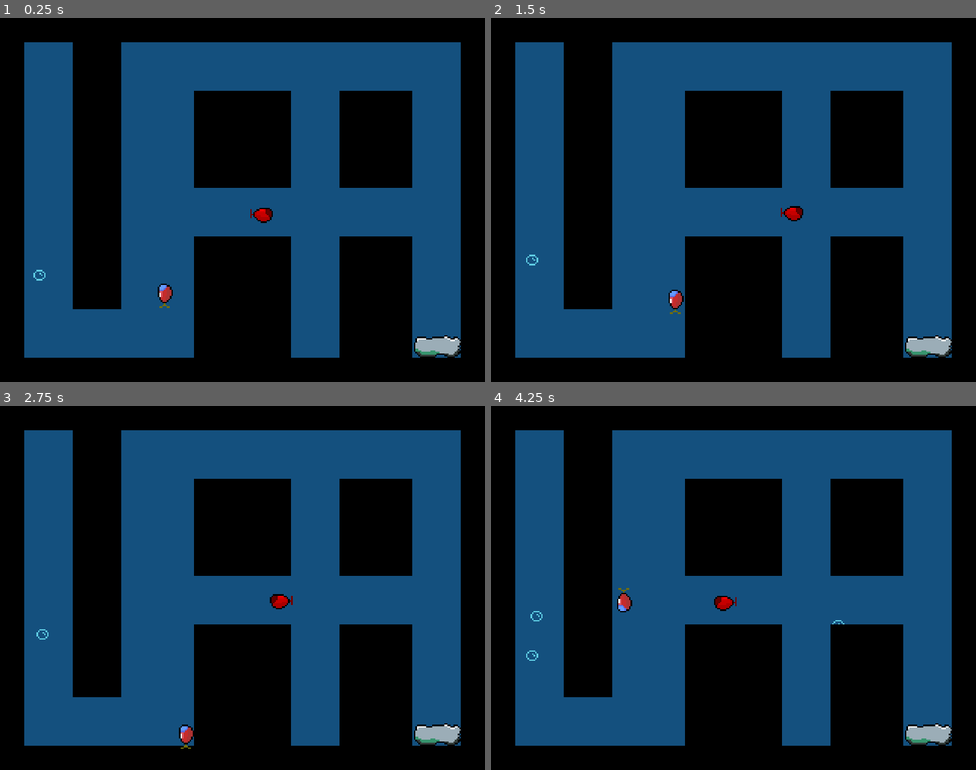
Above: before the commit, frames 1-4 (two rows, left to right).
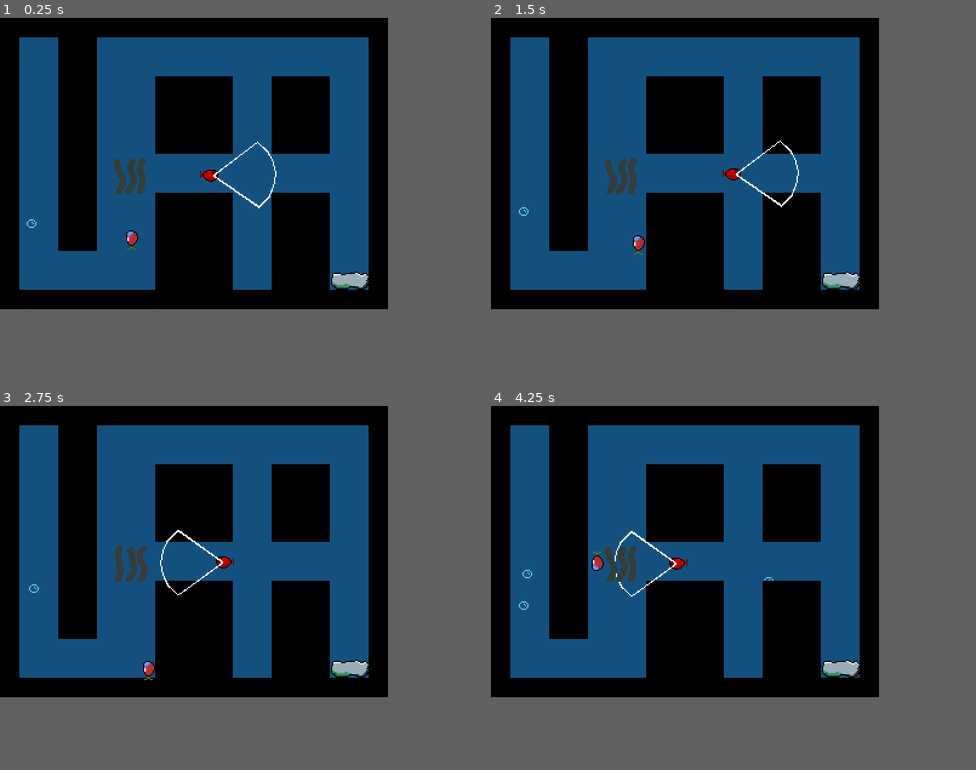
Above: after the commit, the same moments.

Repository: fabiosantoscode/game-deep-trouble
Game: Godot game, scene res://levels/test.tscn
Two runs of this game, one before a commit and one after it. Both use one fixed random seed, a clock stepped at 60 frames per second and the inputs below.
Inputs:
- Up to frame 1 (0.25 s): no input
- Up to frame 2 (1.5 s): hold D (right) 0.53-1.28 s; tap Space (shoot) at 0.6, 1.35 s; hold S (down) from 1.28 s (still down)
- Up to frame 3 (2.75 s): release S (down) at 2.03 s; hold D (right) from 2.03 s (still down); tap Space (shoot) at 2.1 s
- Up to frame 4 (4.25 s): release D (right) at 2.78 s; hold W (up) 2.78-3.53 s; tap Space (shoot) at 2.85, 3.6 s; hold A (left) from 3.53 s (still down)
In our replay, the window is 800x600 before the commit and 640x480 after it. These sizes can differ from the game's own. Grey fills any space a smaller window leaves; there, only what the larger window draws over its background counts as a difference.

The runs differ from the first frame. In frame 1, 43% of the frame differs, in the area x 4-95%, y 5-94%; in frame 2, 43%; in frame 3, 43%; in frame 4, 43%.

Commit message:
implement algae hiding the player

Diff:
--- /dev/null
+++ b/elements/algae.gd
@@ -0,0 +1,7 @@
+extends Node2D
+class_name Algae
+
+@onready var animated_sprite_2d: AnimatedSprite2D = $AnimatedSprite2D
+
+func _ready():
+	animated_sprite_2d.play("default")
--- a/elements/algae.tscn
+++ b/elements/algae.tscn
@@ -1,5 +1,6 @@
-[gd_scene load_steps=5 format=3 uid="uid://dum2btrk8qyos"]
+[gd_scene load_steps=6 format=3 uid="uid://dum2btrk8qyos"]
 
+[ext_resource type="Script" uid="uid://0jyklxb0ks0b" path="res://elements/algae.gd" id="1_byl7m"]
 [ext_resource type="Texture2D" uid="uid://crvvpbir6wj7q" path="res://sprites/algae1.png" id="1_y1pkx"]
 [ext_resource type="Texture2D" uid="uid://dc81jqa5yiidp" path="res://sprites/algae2.png" id="2_byl7m"]
 
@@ -21,6 +22,7 @@
 size = Vector2(68, 58)
 
 [node name="Algae" type="Node2D"]
+script = ExtResource("1_byl7m")
 
 [node name="AnimatedSprite2D" type="AnimatedSprite2D" parent="."]
 sprite_frames = SubResource("SpriteFrames_l610t")
--- a/levels/test.tscn
+++ b/levels/test.tscn
@@ -1,10 +1,11 @@
-[gd_scene load_steps=10 format=4 uid="uid://v77hnftvr7s4"]
+[gd_scene load_steps=11 format=4 uid="uid://v77hnftvr7s4"]
 
 [ext_resource type="PackedScene" uid="uid://djmdirnx2svhw" path="res://sub/sub.tscn" id="1_72lju"]
 [ext_resource type="PackedScene" uid="uid://cwf30qh2q2g57" path="res://elements/bubble_spawner.tscn" id="2_lkjt4"]
 [ext_resource type="Texture2D" uid="uid://61ned4b2awpp" path="res://sprites/black-16.png" id="3_ny0t1"]
 [ext_resource type="PackedScene" uid="uid://c32ncac8n4yym" path="res://elements/rock.tscn" id="4_r4e4k"]
 [ext_resource type="PackedScene" uid="uid://c6v3mktw5r5gy" path="res://sub/enemy_sub.tscn" id="5_pnvjf"]
+[ext_resource type="PackedScene" uid="uid://dum2btrk8qyos" path="res://elements/algae.tscn" id="6_6g8e2"]
 
 [sub_resource type="NavigationPolygon" id="NavigationPolygon_pnvjf"]
 vertices = PackedVector2Array(8, 8, -8, 8, -8, -8, 8, -8)
@@ -57,3 +58,6 @@
 
 [node name="BubbleSpawner2" parent="." instance=ExtResource("2_lkjt4")]
 position = Vector2(26, 172)
+
+[node name="Algae" parent="." instance=ExtResource("6_6g8e2")]
+position = Vector2(108, 129)
--- a/project.godot
+++ b/project.godot
@@ -17,10 +17,9 @@
 
 [display]
 
-window/size/viewport_width=1280
-window/size/viewport_height=960
+window/size/viewport_width=320
+window/size/viewport_height=240
 window/stretch/mode="viewport"
-window/stretch/scale=4.0
 window/stretch/scale_mode="integer"
 
 [input]
@@ -69,6 +68,8 @@
 2d_physics/layer_2="rock & claw"
 2d_physics/layer_3="subs"
 2d_physics/layer_4="falling rock"
+2d_physics/layer_5="hiding the player"
+2d_physics/layer_6="player (vision)"
 
 [rendering]
 
--- a/sub/enemy_sub_agent.gd
+++ b/sub/enemy_sub_agent.gd
@@ -1,10 +1,35 @@
 extends Node2D
 class_name EnemySubAgent
 
+@onready var rotator: Node2D = $Rotator
+@onready var vision_area: Area2D = $Rotator/VisionArea
 @onready var visual: AnimatedSprite2D = $Visual
+@onready var player_kill_area: Area2D = $PlayerKillBox
+
 
 func _ready():
 	visual.play("default")
+	vision_area.body_entered.connect(_on_player_seen)
+	player_kill_area.body_entered.connect(_on_player_kill)
+
+func _on_player_seen(sub: Node2D):
+	if sub == null or not (sub is Sub): return
+
+	var ray_from = self.global_position
+	var ray_to = sub.global_position
+	var space_state = get_world_2d().direct_space_state
+	var layer_1_or_5_or_6 = $RayCast2D.collision_mask
+	var query = PhysicsRayQueryParameters2D.create(ray_from, ray_to, layer_1_or_5_or_6)
+	query.exclude = [self]
+	query.collide_with_areas = true
+	query.collide_with_bodies = true
+	var result = space_state.intersect_ray(query)
+	if result.get("collider", null) is Sub:
+		print("TODO: we've been found!")
+
+func _on_player_kill(sub: Node2D):
+	if sub is Sub:
+		print("TODO: we've been touched!")
 
 func _physics_process(delta: float) -> void:
 	var enemy_sub: EnemySub = self.owner
@@ -17,6 +42,9 @@
 	self.global_position = enemy_sub.path_follow.global_position
 
 	_update_visuals(old_pos, self.global_position)
+	_rotate_finder(old_pos, self.global_position)
+	for in_vision in vision_area.get_overlapping_areas():
+		_on_player_seen(in_vision)
 
 func _update_visuals(old_pos, new_pos):
 	var x_delta = new_pos.x - old_pos.x
@@ -38,3 +66,9 @@
 
 	visual.rotation = rotate
 	visual.flip_h = do_hflip
+
+func _rotate_finder(old_pos: Vector2, new_pos: Vector2):
+	if old_pos.distance_to(new_pos) < 0.1: return
+
+	var ang = old_pos.angle_to_point(new_pos)
+	rotator.rotation = ang
--- a/sub/enemy_sub_agent.tscn
+++ b/sub/enemy_sub_agent.tscn
@@ -18,10 +18,34 @@
 "speed": 5.0
 }]
 
+[sub_resource type="CircleShape2D" id="CircleShape2D_8beoy"]
+radius = 5.0
+
 [node name="EnemySubAgent" type="Node2D"]
 script = ExtResource("1_8beoy")
+
+[node name="RayCast2D" type="RayCast2D" parent="."]
+collision_mask = 53
 
 [node name="Visual" type="AnimatedSprite2D" parent="."]
 modulate = Color(1, 0, 0, 1)
 position = Vector2(-1, 2)
 sprite_frames = SubResource("SpriteFrames_uhnpv")
+
+[node name="Rotator" type="Node2D" parent="."]
+
+[node name="VisionArea" type="Area2D" parent="Rotator"]
+collision_layer = 0
+collision_mask = 32
+
+[node name="Polygon2D" type="Polygon2D" parent="Rotator/VisionArea"]
+position = Vector2(1, 1)
+polygon = PackedVector2Array(-1, -1, 37, -28, 46, -20, 50, -11, 52, -1, 50, 9, 46, 18, 45, 17, 49, 9, 51, -1, 49, -11, 45, -19, 37, -27, 1, -1, 37, 25, 45, 17, 46, 18, 37, 27)
+
+[node name="CollisionPolygon2D" type="CollisionPolygon2D" parent="Rotator/VisionArea"]
+polygon = PackedVector2Array(52, 0, 50, 10, 46, 18, 38, 26, 3, 0, 38, -26, 46, -18, 50, -10)
+
+[node name="PlayerKillBox" type="Area2D" parent="."]
+
+[node name="CollisionShape2D" type="CollisionShape2D" parent="PlayerKillBox"]
+shape = SubResource("CircleShape2D_8beoy")
--- a/sub/sub.tscn
+++ b/sub/sub.tscn
@@ -1,6 +1,7 @@
-[gd_scene load_steps=13 format=3 uid="uid://djmdirnx2svhw"]
+[gd_scene load_steps=14 format=3 uid="uid://djmdirnx2svhw"]
 
 [ext_resource type="Script" uid="uid://ml3wvgo8ls00" path="res://sub/sub.gd" id="1_jrcp4"]
+[ext_resource type="Script" uid="uid://bcaugltumbb12" path="res://sub/camera_follows_sub.gd" id="2_3ibi6"]
 [ext_resource type="Texture2D" uid="uid://gy3ya5ojcnul" path="res://sub/claw.png" id="2_egpih"]
 [ext_resource type="Texture2D" uid="uid://da6b5k1qrxgyp" path="res://sub/sub1.png" id="3_edyj4"]
 [ext_resource type="Texture2D" uid="uid://clu652pcwt7wp" path="res://sub/sub2.png" id="4_8nxnj"]
@@ -33,10 +34,13 @@
 radius = 4.5
 
 [node name="Sub" type="CharacterBody2D"]
-collision_layer = 4
+collision_layer = 36
 collision_mask = 5
 motion_mode = 1
 script = ExtResource("1_jrcp4")
+
+[node name="CameraFollowsSub" type="Node" parent="."]
+script = ExtResource("2_3ibi6")
 
 [node name="SubMovement" type="Node2D" parent="."]
 script = ExtResource("5_egpih")
Not shown, added: elements/algae.gd.uid
Not shown: 1 places in sub/enemy_sub_agent.tscn that only renumber resources
